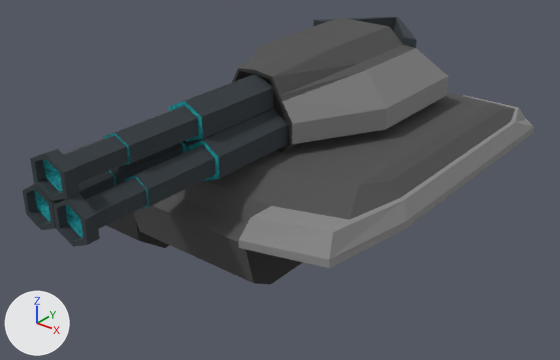
What one commit did to the Blender file models/DuckHunter/tank_Duck_Hunter.blend.
Both versions are drawn from a 50 mm camera at (5.94, -8.36, 5.52) aimed at (0.01, -0.95, 0.93). The axes (+X, +Y, +Z) are drawn at lower left. The lights are the same throughout.

Names of what the first picture shows: 'Cuerpo', 'MCCanon', 'Oruga', 'Torreta'.
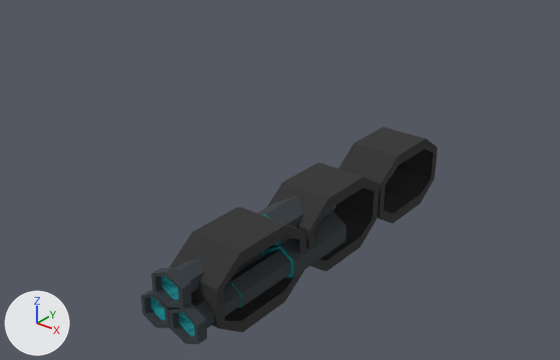
The change, as a diff of the scene's bpy script:
```diff
--- a/models/DuckHunter/tank_Duck_Hunter.blend.py
+++ b/models/DuckHunter/tank_Duck_Hunter.blend.py
@@ me_cube_005 @@
 # used by ob_oruga; location = (-1.431, -1.732, 0.646)
-me_cube_005.from_pydata(...)  # 50 vertices, 44 faces; spans x -0.42..0.41, y -0.9..0.89, z -0.6..0.6
+me_cube_005.from_pydata(...)  # 150 vertices, 132 faces; spans x -0.35..0.48, y -2.74..2.74, z -0.6..0.6
+# me_cube_005 part 1: 50 vertices removed from x -0.42..0.41, y -0.9..0.89, z -0.6..0.6; 150 vertices added at x -0.35..0.48, y -2.74..2.74, z -0.6..0.6
 me_cube_005.materials.append(mat_dh_material)
@@ ob_oruga @@
 ob_oruga = bpy.data.objects.new('Oruga', me_cube_005)
-ob_oruga.location = (-1.431, -1.732, 0.646)
+ob_oruga.location = (0.0, 0.0, 0.0)
@@ ob_mccanon @@
 ob_mccanon = bpy.data.objects.new('MCCanon', me_cube_006)
-ob_mccanon.location = (0.0, -1.39, 2.016)
+ob_mccanon.location = (0.0, 0.0, 0.0)
@@ ob_torreta @@
 ob_torreta = bpy.data.objects.new('Torreta', me_cube_007)
-ob_torreta.location = (0.0, 0.211, 2.099)
+ob_torreta.location = (0.0, 0.0, 0.0)
+ob_torreta.hide_set(True)
@@ ob_cuerpo @@
 ob_cuerpo.location = (0.0, 0.0, 0.0)
+ob_cuerpo.hide_set(True)
```

Pixel boxes (x1, y1, x2, y2) of what changed, in the pictures (560 x 360 px):
'Cuerpo', hidden: before (133, 93, 534, 285)
'MCCanon', moved: before (22, 74, 288, 247); after (141, 196, 346, 344)
'Oruga', reshaped, moved: before (106, 212, 169, 248); after (170, 127, 437, 333)
'Torreta', hidden: before (232, 17, 448, 152)
